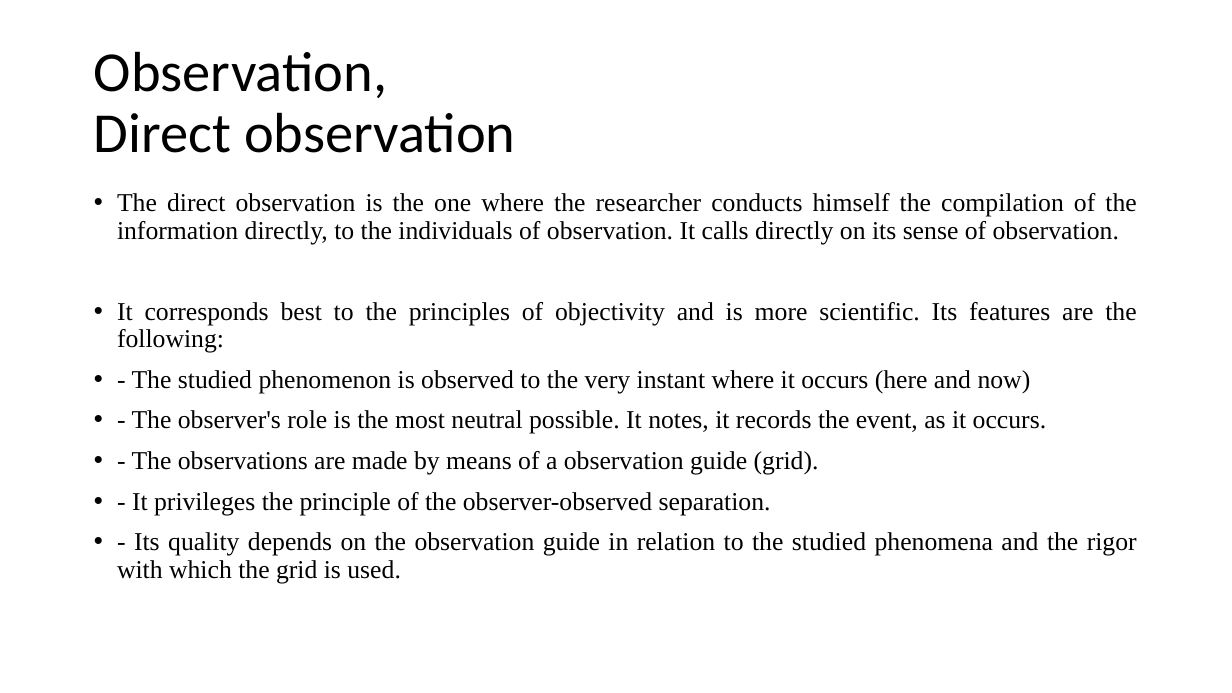
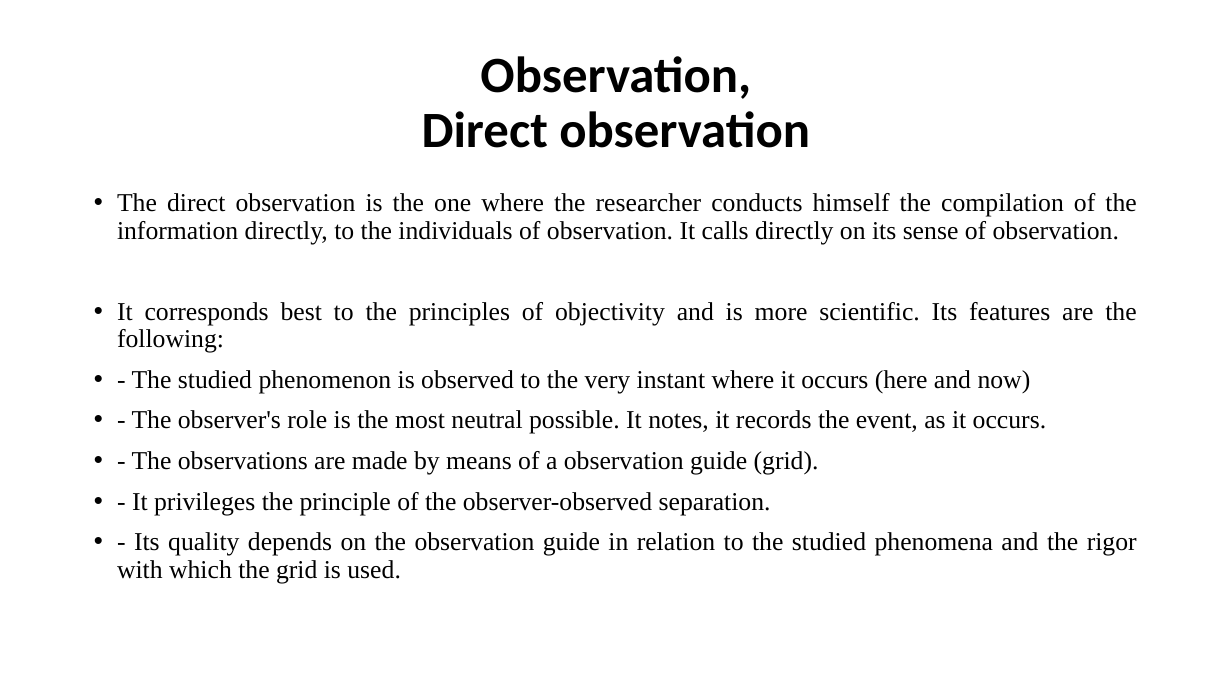
Before and after one commit to mutanganajoseph/Documents, a slide deck: slide 14 of auca/sem-1/edrom-8113-study-research/8 Scientific Research Method.pptx. Drawn at 1232x693 pixels with LibreOffice and Linux fonts; fonts in the diff are those of the drawing. Boxes give left, top, right and bottom in pixels: in the first picture for what was removed or moved away, otherwise in the second. Text is boxed around its words. In the diff, an @@ line names an element or a change of style, - is before the commit and + after.

```diff
--- a/auca/sem-1/edrom-8113-study-research/8 Scientific Research Method.pptx
+++ b/auca/sem-1/edrom-8113-study-research/8 Scientific Research Method.pptx
@@ title "Observation, Direct observation" at <box>422,56,810,148</box>: size 44 to 39.6 pt, bold on; alignment left to centre @@
```
Also in this commit, not shown: 13 other slides changed, 14 other files.
